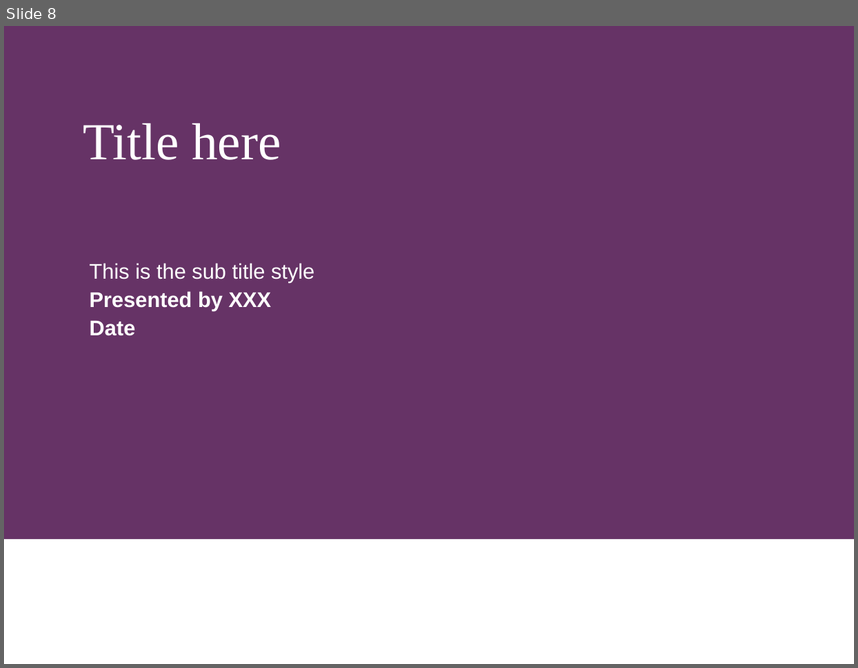
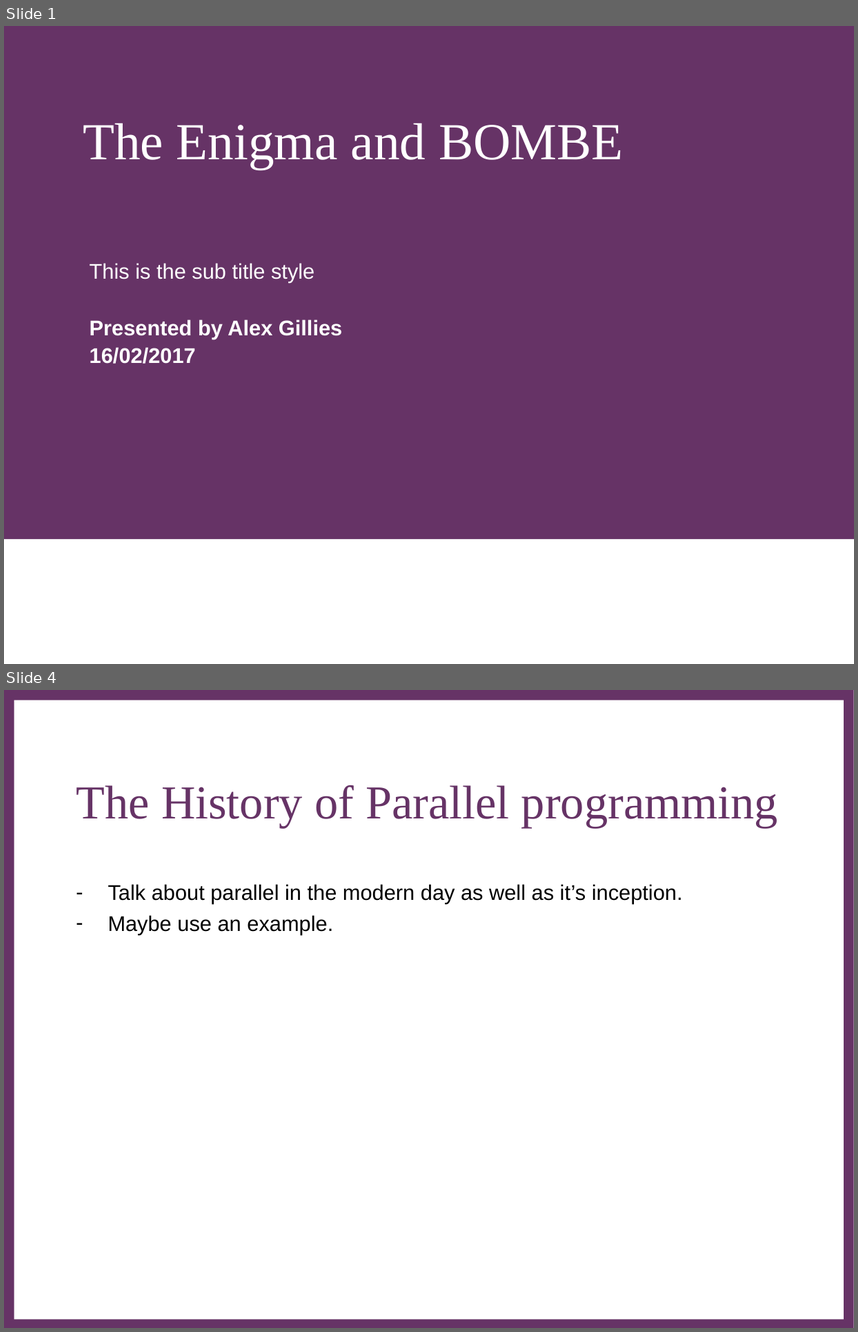
Before and after one commit to br3v1an5/Dissertation-Third-Year, a slide deck: DesignReport/1_PowerpointTemplate.ppt. Shown one above the other, each under a label of ours: slide 8 before the commit, slides 1 and 4 after it; the slides between them are not shown. The pictures are 858x668 and 858x1332 pixels, drawn with LibreOffice and Linux fonts; fonts in the diff are those of the drawing; background and template pictures are left out. Boxes give left, top, right and bottom in pixels: in the first picture for what was removed or moved away, otherwise in the second. Text is boxed around its words. In the diff, an @@ line names an element or a change of style, - is before the commit and + after.

```diff
--- a/DesignReport/1_PowerpointTemplate.ppt
+++ b/DesignReport/1_PowerpointTemplate.ppt
@@ slide 4 added at <box>4,690,854,1328</box>, background #FFFFFF @@
@@ rectangle added at <box>4,690,854,1328</box>, fill #663366, 24 pt, text #663366 @@
+∂
@@ rectangle added at <box>14,700,844,1319</box>, fill #FFFFFF @@
@@ title added at <box>76,785,778,827</box>, 40 pt, text #663366 @@
+The History of Parallel programming
@@ text added at <box>108,884,683,935</box>, 18 pt, text #000000 @@
+– Talk about parallel in the modern day as well as it’s inception.
+– Maybe use an example.
@@ what was slide 8 is now slide 1 @@
@@ slide 1 changed as well @@
@@ title at <box>83,123,624,169</box>: text changed @@
-Title here
+The Enigma and BOMBE
@@ subtitle at <box>90,319,342,363</box>: text changed @@
-Presented by XXX
-Date
+Presented by Alex Gillies
+16/02/2017
```
Also in this commit, not shown: 8 other slides added, 8 slides removed, 1 other file.
